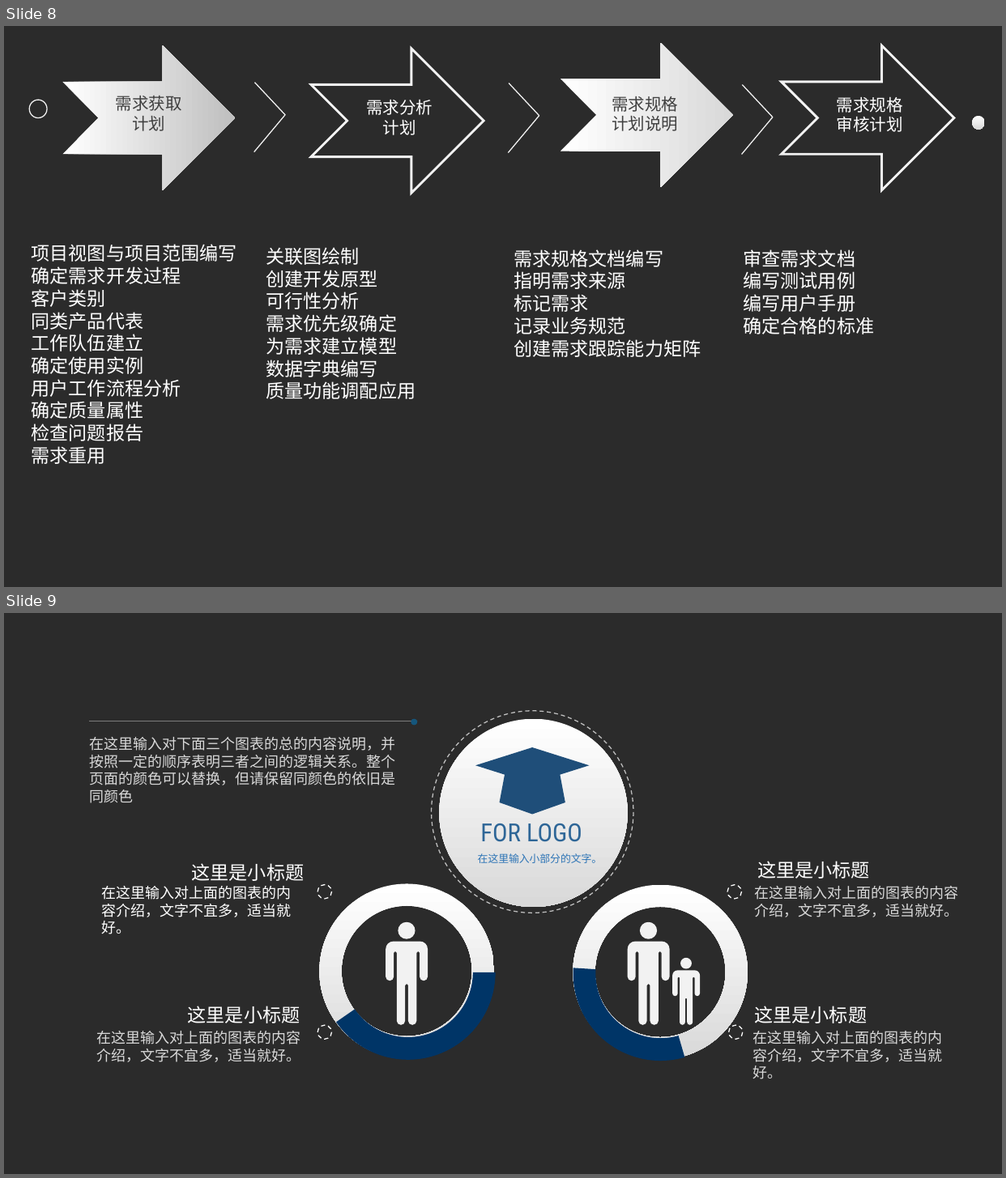
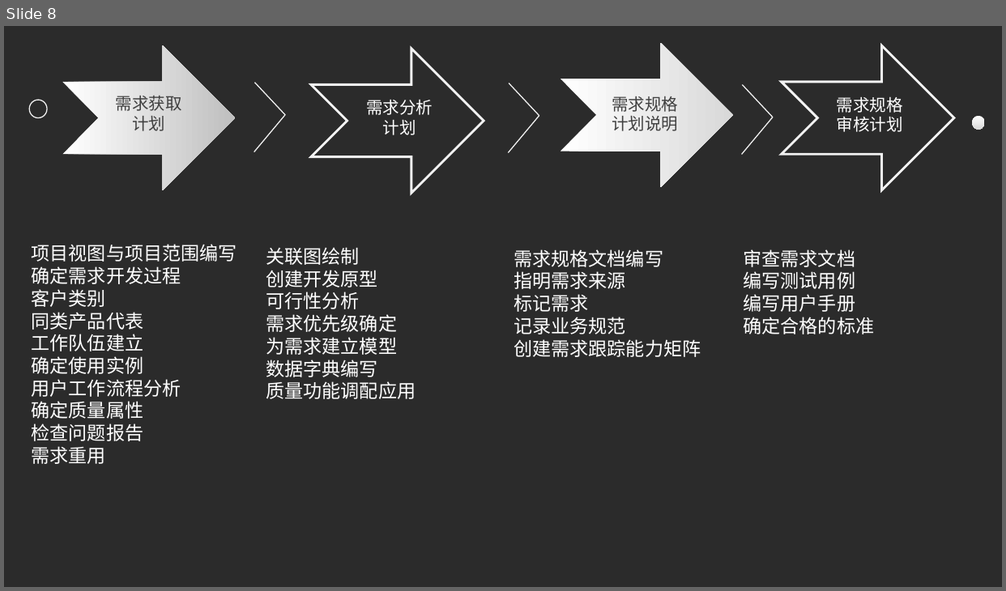
Before and after one commit to PRD2017-G07/G07-teamwork, a slide deck: 0PPT/项目计划评审.ppt. Shown one above the other, each under a label of ours: slides 8 and 9 before the commit, slide 8 after it. The pictures are 1006x1178 and 1006x591 pixels, drawn with LibreOffice and Linux fonts; fonts in the diff are those of the drawing; background and template pictures are left out; a plain dark background stands for a picture behind light text. Boxes give left, top, right and bottom in pixels: in the first picture for what was removed or moved away, otherwise in the second. Text is boxed around its words. In the diff, an @@ line names an element or a change of style, - is before the commit and + after.

```diff
--- a/0PPT/项目计划评审.ppt
+++ b/0PPT/项目计划评审.ppt
@@ slide 9 removed at (4,613,1002,1174), background picture (left out) @@
@@ line removed from (89, 722) to (417, 722) @@
@@ ellipse removed at (411,718,418,725) @@
@@ ellipse removed at (431,711,633,913) @@
@@ ellipse removed at (439,718,628,906) @@
@@ text removed at (90,737,396,803) @@
-在这里输入对下面三个图表的总的内容说明，并按照一定的顺序表明三者之间的逻辑关系。整个页面的颜色可以替换，但请保留同颜色的依旧是同颜色
@@ freeform shape removed at (475,747,589,814) @@
@@ text removed at (480,824,582,842) @@
-FOR LOGO
@@ text removed at (478,854,603,863) @@
-在这里输入小部分的文字。
@@ freeform shape removed at (537,850,782,1096) @@
@@ text removed at (192,863,305,881) @@
-这里是小标题
@@ text removed at (757,861,870,879) @@
-这里是小标题
@@ text removed at (101,886,291,935) @@
-在这里输入对上面的图表的内容介绍，文字不宜多，适当就好。
@@ ellipse removed at (317,884,332,899) @@
@@ freeform shape removed at (320,884,494,1059) @@
@@ freeform shape removed at (321,885,496,1060) @@
@@ freeform shape removed at (573,884,747,1059) @@
@@ ellipse removed at (727,884,742,899) @@
@@ text removed at (755,886,959,918) @@
-在这里输入对上面的图表的内容介绍，文字不宜多，适当就好。
@@ freeform shape removed at (386,922,428,1025) @@
@@ freeform shape removed at (627,922,669,1025) @@
@@ freeform shape removed at (672,958,700,1025) @@
@@ text removed at (188,1006,300,1024) @@
-这里是小标题
@@ ellipse removed at (317,1025,332,1039) @@
@@ ellipse removed at (728,1025,743,1039) @@
@@ text removed at (755,1006,867,1024) @@
-这里是小标题
@@ text removed at (96,1031,300,1063) @@
-在这里输入对上面的图表的内容介绍，文字不宜多，适当就好。
@@ text removed at (753,1031,943,1080) @@
-在这里输入对上面的图表的内容介绍，文字不宜多，适当就好。
```
Also in this commit, not shown: 1 slide changed, 1 other file.
